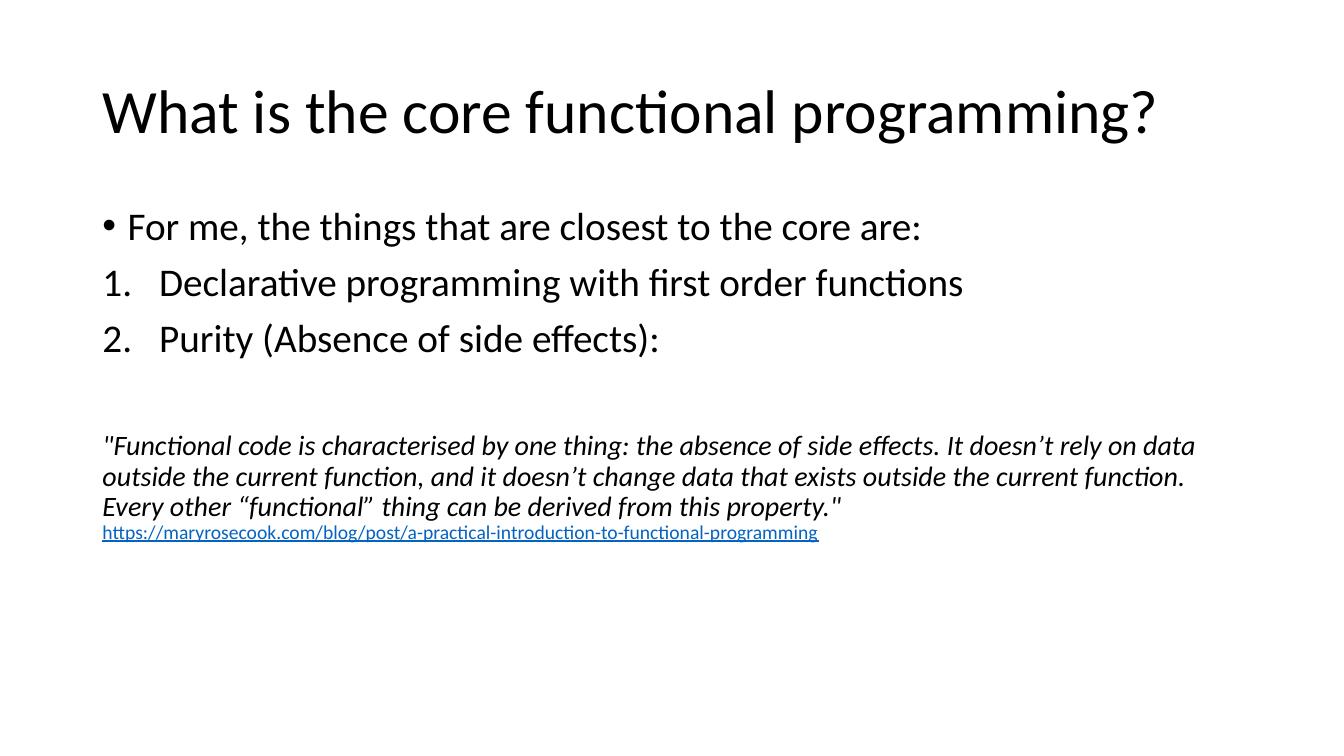
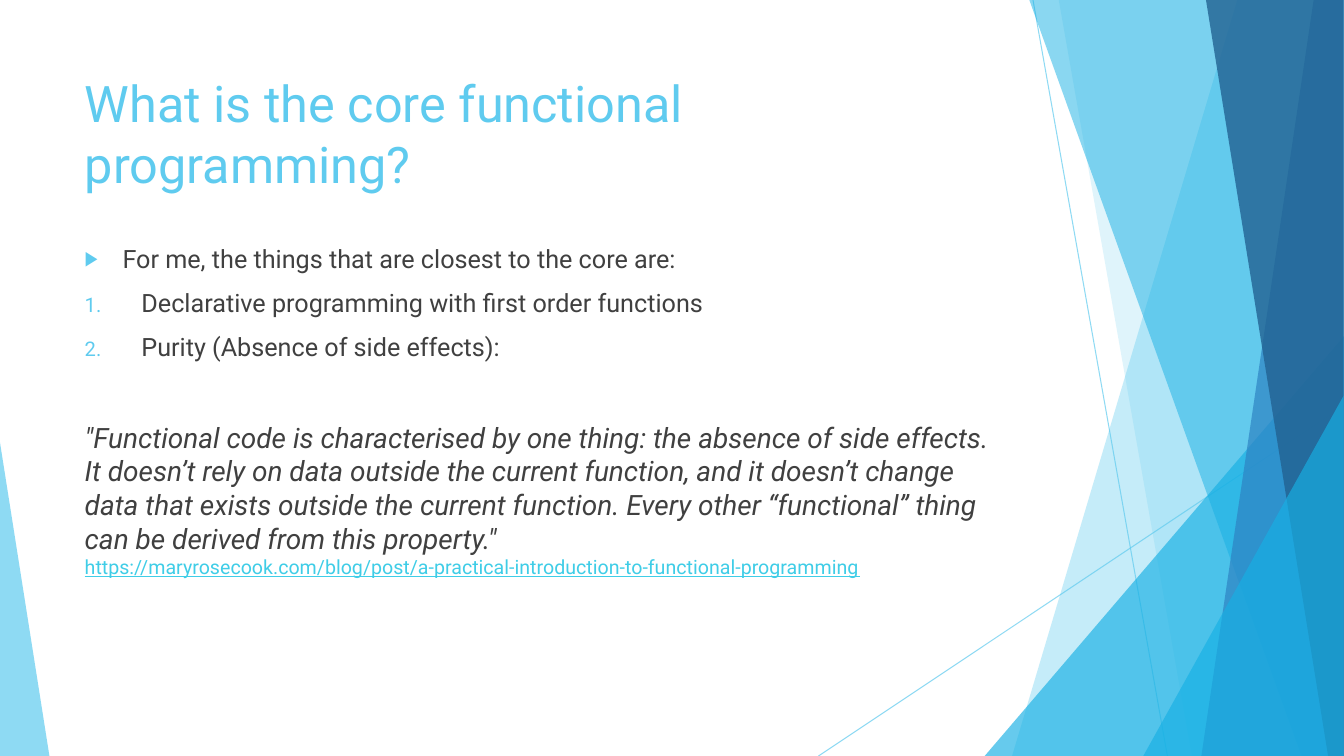
Before and after one commit to j1ebbinflow/FuncCourse, a slide deck: slide 17 of Topics/00 - Start the Func/Functional First Programming with F#.pptx (slide 16 before the commit). Drawn at 1344x756 pixels with LibreOffice and Linux fonts; fonts in the diff are those of the drawing. Boxes give left, top, right and bottom in pixels: in the first picture for what was removed or moved away, otherwise in the second. Text is boxed around its words. In the diff, an @@ line names an element or a change of style, - is before the commit and + after.

```diff
--- a/Topics/00 - Start the Func/Functional First Programming with F#.pptx
+++ b/Topics/00 - Start the Func/Functional First Programming with F#.pptx
@@ title "What is the core functional ...": place and size @@
-title "What is the core functional ..." at <box>102,90,1158,144</box>
+title "What is the core functional ..." at <box>85,83,683,194</box>
@@ title "What is the core functional ..." at <box>85,83,683,194</box>: size 44 to 36 pt, font Calibri to Roboto, text colour #000000 to #5FCBEF; line spacing 0.9 to 1; vertical alignment middle to top @@
@@ text "For me, the things that ...": place and size @@
-text "For me, the things that ..." at <box>102,212,1195,543</box>
+text "For me, the things that ..." at <box>85,249,988,578</box>
@@ text "For me, the things that ..." at <box>85,249,988,578</box>: size 28 to 18 pt in "For me, the things that are closest ...", "Declarative programming with first order functions", "Purity (Absence of side effects):"; font Calibri to Roboto; text colour #000000 to #404040 in "For me, the things that are closest ...", "Declarative programming with first order functions", "Purity (Absence of side effects):", ""Functional code is characterised by one thing: ..."; text colour #0563C1 to #3FCDE7 in "https://maryrosecook.com/blog/post/a-practical-introduction- ..."; bullet • to ▶; line spacing 0.9 to 1 @@
@@ group added at <box>0,0,1344,756</box>: 5 freeform shapes, 3 triangles, 2 lines @@
```
Also in this commit, not shown: 19 other slides changed, 13 slides added, 5 slides removed.
